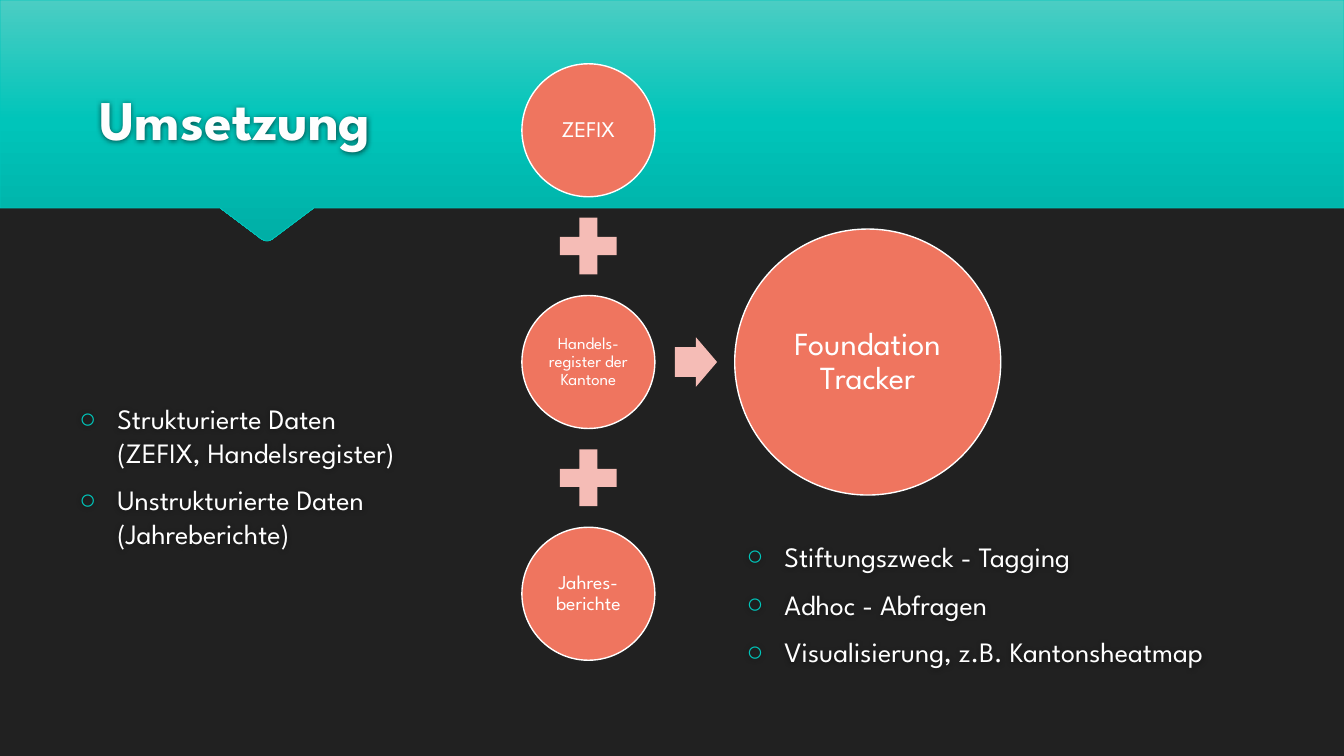
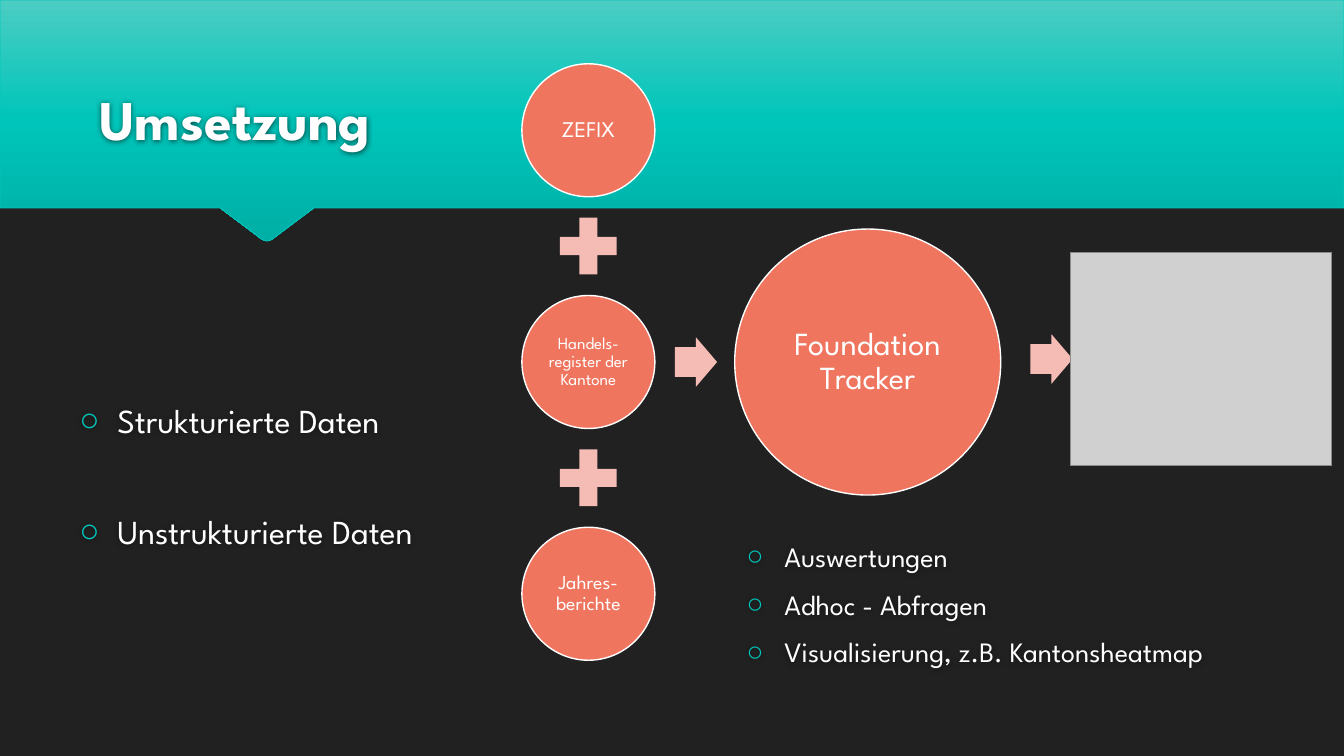
Before and after one commit to benwasd/baernhaeckt18, a slide deck: slide 4 of Foundation Tracker.pptx. Drawn at 1344x756 pixels with LibreOffice and Linux fonts; fonts in the diff are those of the drawing; grey boxes stand for pictures. Boxes give left, top, right and bottom in pixels: in the first picture for what was removed or moved away, otherwise in the second. Text is boxed around its words. In the diff, an @@ line names an element or a change of style, - is before the commit and + after.

```diff
--- a/Foundation Tracker.pptx
+++ b/Foundation Tracker.pptx
@@ picture added at <box>1071,252,1332,466</box> @@
@@ right arrow added at <box>1030,335,1073,384</box>, fill #F6BDB6 @@
@@ text at <box>117,410,413,545</box>: text changed; size 20 to 24 pt @@
-○ Strukturierte Daten
-  (ZEFIX, Handelsregister)
-○ Unstrukturierte Daten
-  (Jahreberichte)
+○ Strukturierte Daten
+○ Unstrukturierte Daten
@@ text at <box>784,548,947,573</box>: text changed @@
-○ Stiftungszweck - Tagging
+○ Auswertungen
```
Also in this commit, not shown: 5 other slides changed, 2 slides added.
